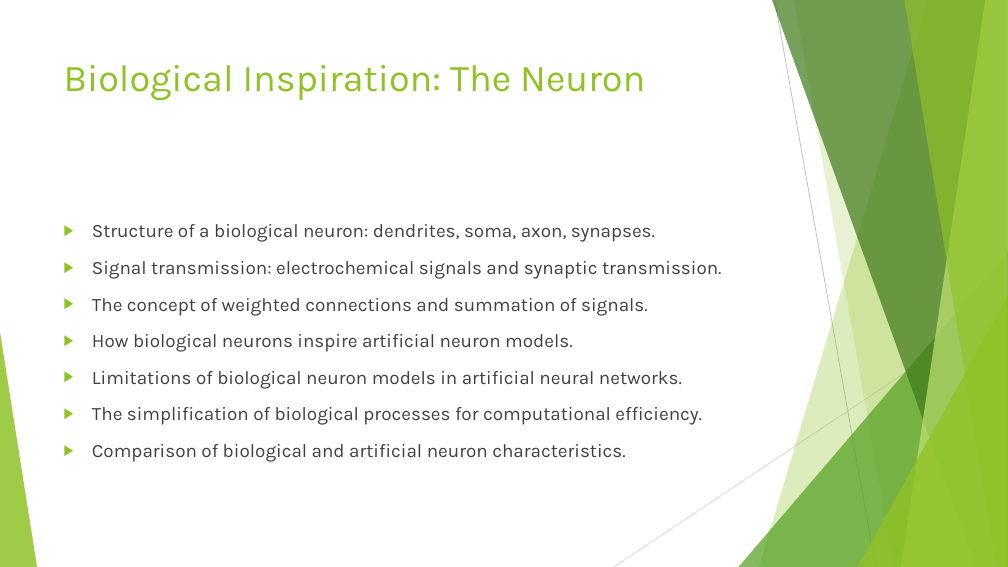
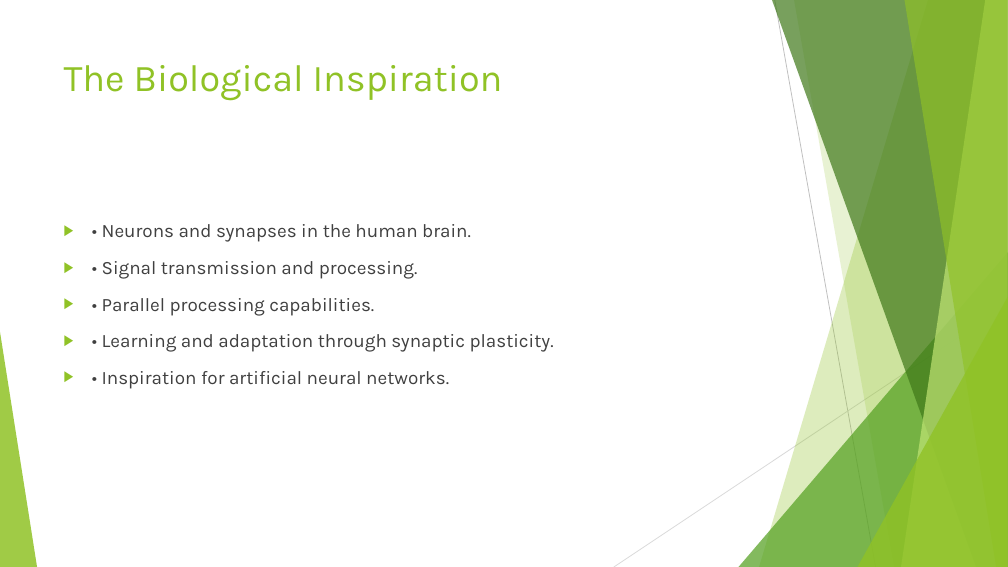
Before and after one commit to shubhamb025/Pdf_to_presentation_GenAI, a slide deck: slide 5 of output/topic_neural_networks.pptx. Drawn at 1008x567 pixels with LibreOffice and Linux fonts; fonts in the diff are those of the drawing. Boxes give left, top, right and bottom in pixels: in the first picture for what was removed or moved away, otherwise in the second. Text is boxed around its words. In the diff, an @@ line names an element or a change of style, - is before the commit and + after.

```diff
--- a/output/topic_neural_networks.pptx
+++ b/output/topic_neural_networks.pptx
@@ title at (x1=64, y1=65, x2=503, y2=101): text changed @@
-Biological Inspiration: The Neuron
+The Biological Inspiration
@@ text at (x1=102, y1=224, x2=554, y2=389): text changed @@
-▶ Structure of a biological neuron: dendrites, soma, axon, synapses.
-▶ Signal transmission: electrochemical signals and synaptic transmission.
-▶ The concept of weighted connections and summation of signals.
-▶ How biological neurons inspire artificial neuron models.
-▶ Limitations of biological neuron models in artificial neural networks.
-▶ The simplification of biological processes for computational efficiency.
-▶ Comparison of biological and artificial neuron characteristics.
+▶ • Neurons and synapses in the human brain.
+▶ • Signal transmission and processing.
+▶ • Parallel processing capabilities.
+▶ • Learning and adaptation through synaptic plasticity.
+▶ • Inspiration for artificial neural networks.
```
Also in this commit, not shown: 7 other slides changed, 3 slides added, 3 slides removed, 9 other files.
